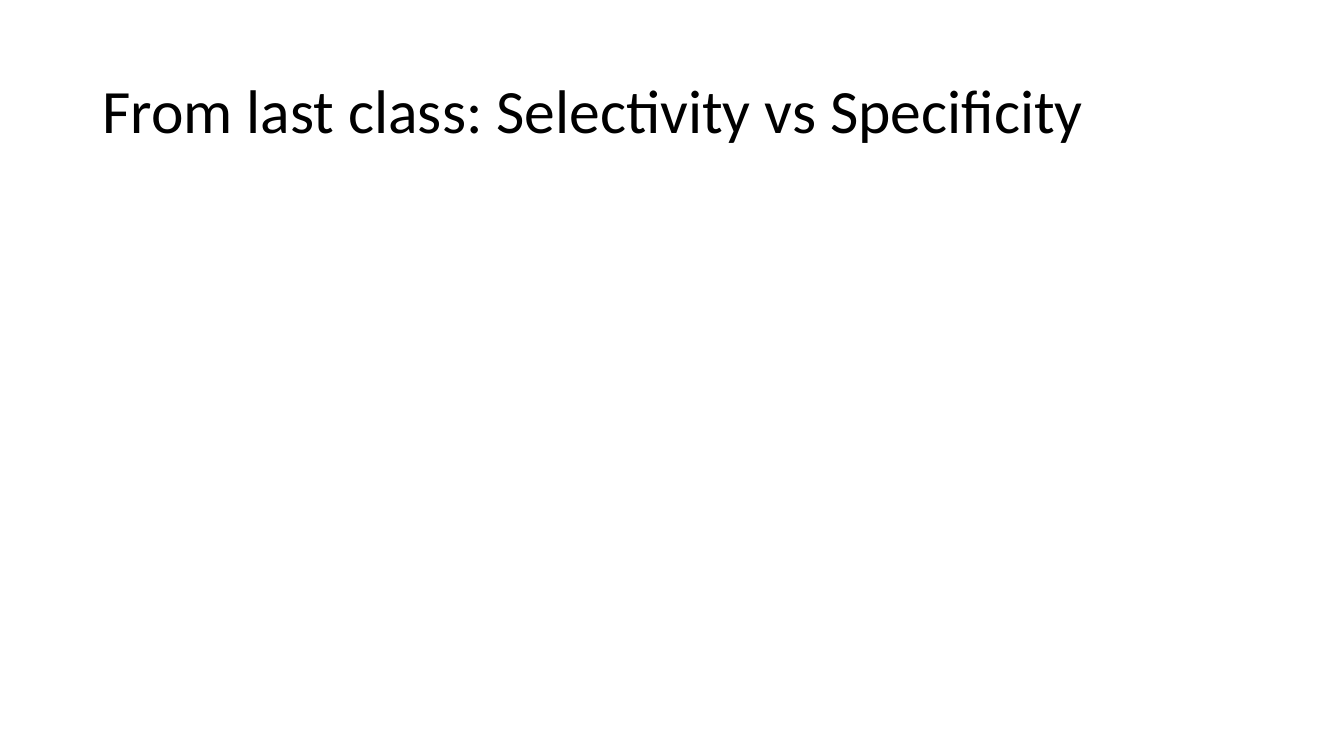
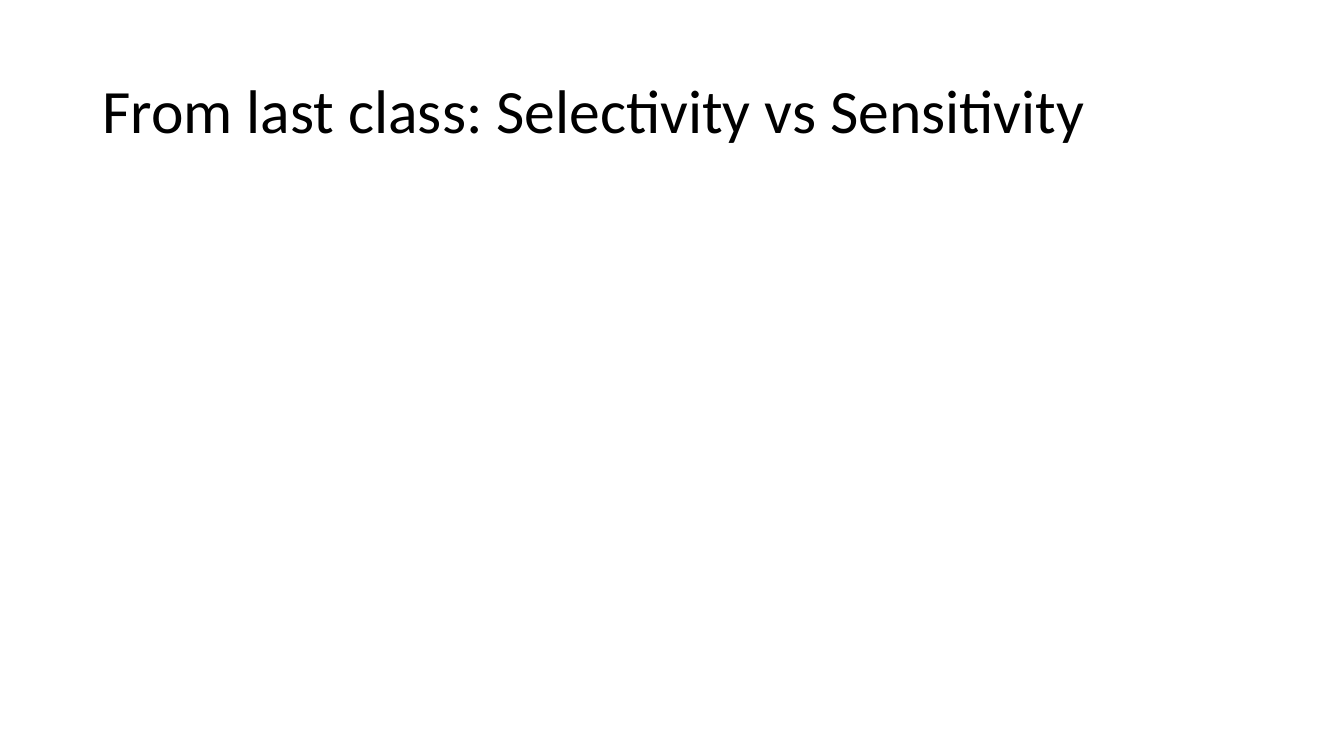
Before and after one commit to beliveau-lab/gen575, a slide deck: slide 1 of lectures/3.Quant101.Calibration.pptx. Drawn at 1344x756 pixels with LibreOffice and Linux fonts; fonts in the diff are those of the drawing. Boxes give left, top, right and bottom in pixels: in the first picture for what was removed or moved away, otherwise in the second. Text is boxed around its words. In the diff, an @@ line names an element or a change of style, - is before the commit and + after.

```diff
--- a/lectures/3.Quant101.Calibration.pptx
+++ b/lectures/3.Quant101.Calibration.pptx
@@ title at box(102, 90, 1084, 143): text changed @@
-From last class: Selectivity vs Specificity
+From last class: Selectivity vs Sensitivity
```
